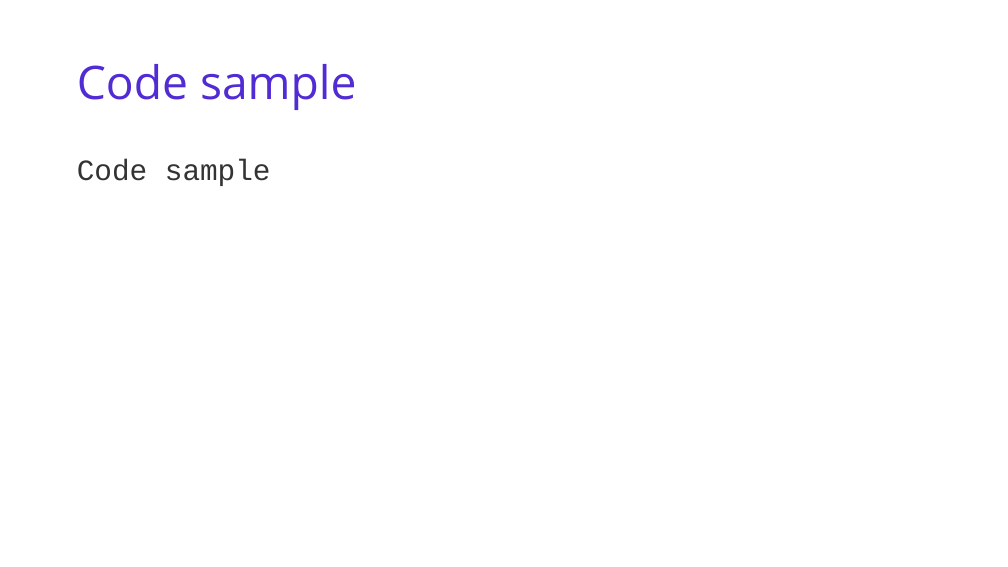
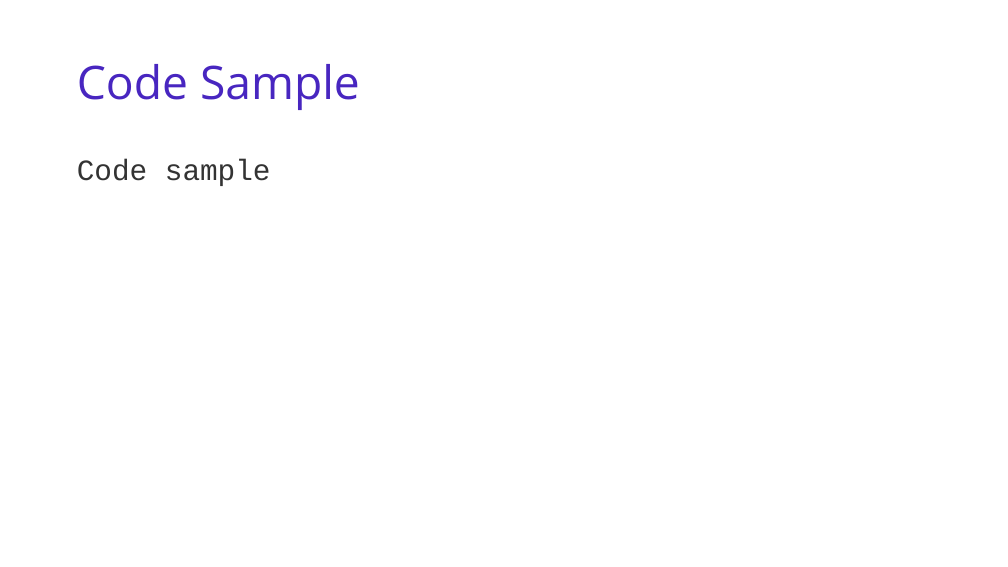
Before and after one commit to dotnet/brand, a slide deck: slide 6 of presentation-template/dotnet-deck-template.odp (slide 7 before the commit). Drawn at 1008x567 pixels with LibreOffice and Linux fonts; fonts in the diff are those of the drawing. Boxes give left, top, right and bottom in pixels: in the first picture for what was removed or moved away, otherwise in the second. Text is boxed around its words. In the diff, an @@ line names an element or a change of style, - is before the commit and + after.

```diff
--- a/presentation-template/dotnet-deck-template.odp
+++ b/presentation-template/dotnet-deck-template.odp
@@ title at (x1=77, y1=64, x2=360, y2=110): text changed; text colour #512BD3 to #4826C0 @@
-Code sample
+Code Sample
```
Also in this commit, not shown: 4 other slides changed, 9 slides added, 8 slides removed, 7 other files.
